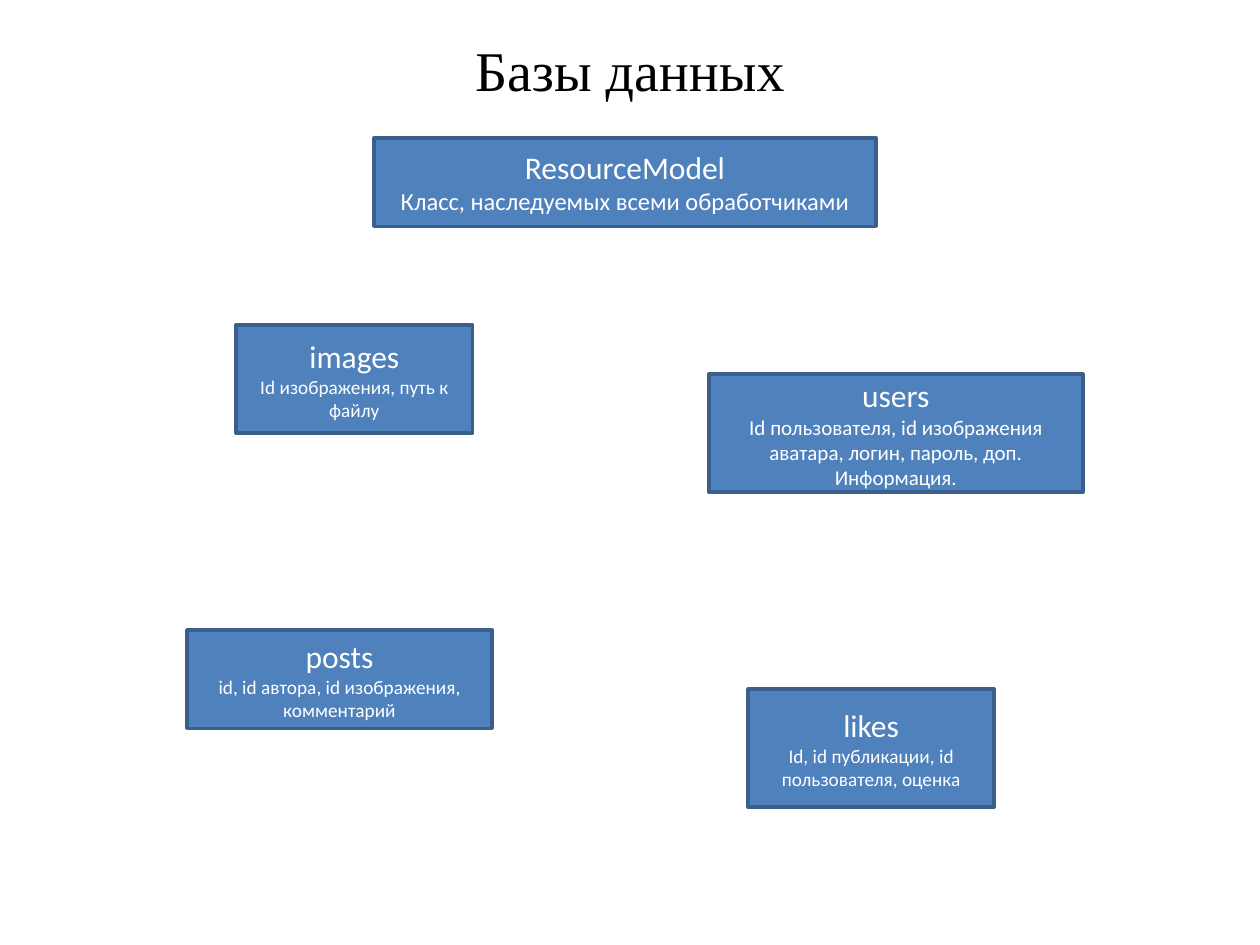
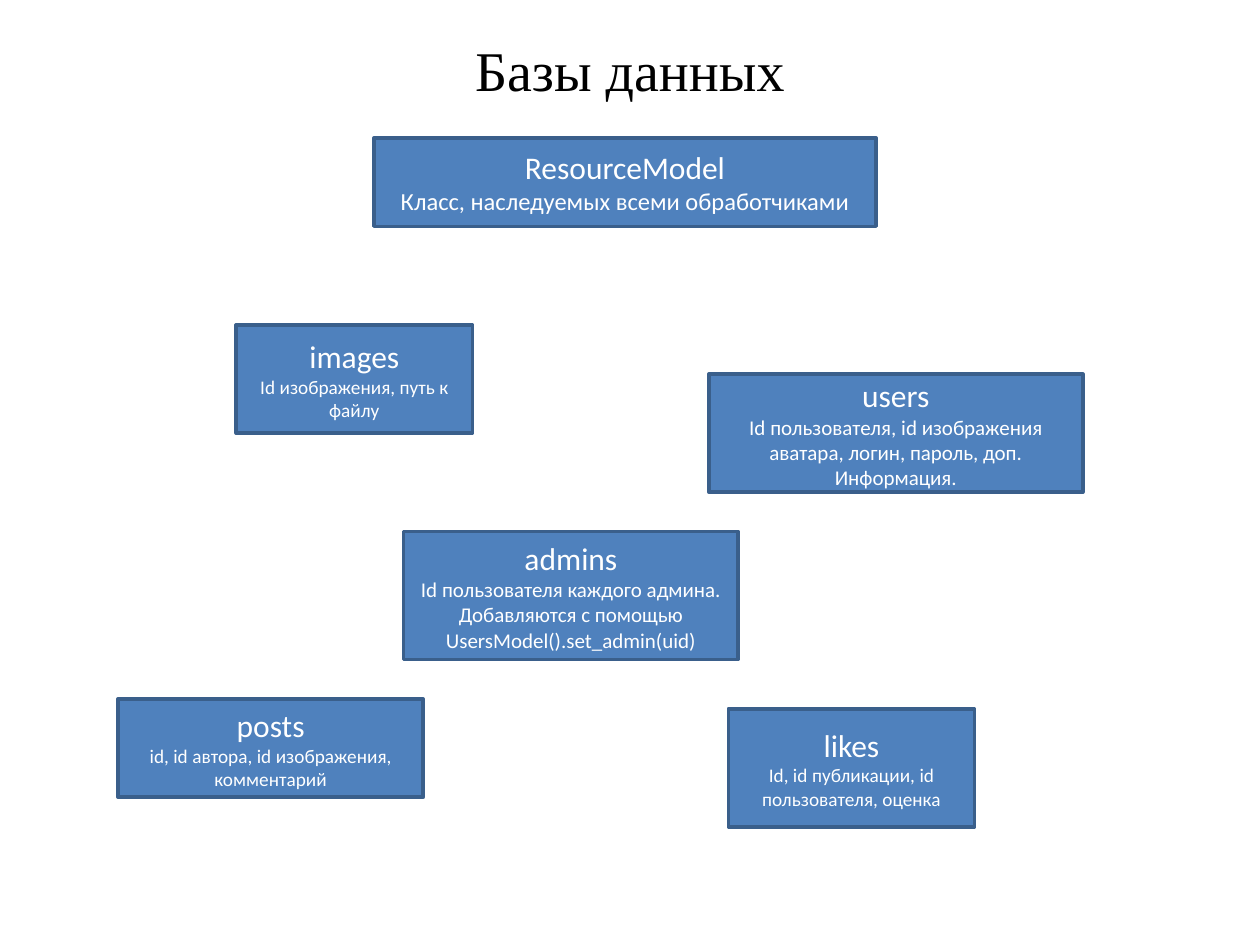
Before and after one commit to alexe-mgn/Simple-image-sharing-site, a slide deck: slide 5 of Project.ppt. Drawn at 1260x945 pixels with LibreOffice and Linux fonts; fonts in the diff are those of the drawing; background and template pictures are left out. Boxes give left, top, right and bottom in pixels: in the first picture for what was removed or moved away, otherwise in the second. Text is boxed around its words. In the diff, an @@ line names an element or a change of style, - is before the commit and + after.

```diff
--- a/Project.ppt
+++ b/Project.ppt
@@ rectangle added at [403, 532, 738, 660], fill #4F81BD, outline #3A5F8C 2 pt, 12 pt, text #FFFFFF @@
+admins
+Id пользователя каждого админа.
+Добавляются с помощью UsersModel().set_admin(uid)
@@ rectangle "posts": place and size @@
-rectangle "posts" at [186, 630, 491, 728]
+rectangle "posts" at [118, 699, 423, 798]
@@ rectangle "likes": place and size @@
-rectangle "likes" at [748, 689, 994, 808]
+rectangle "likes" at [728, 709, 974, 828]
```
Also in this commit, not shown: 1 other file.
